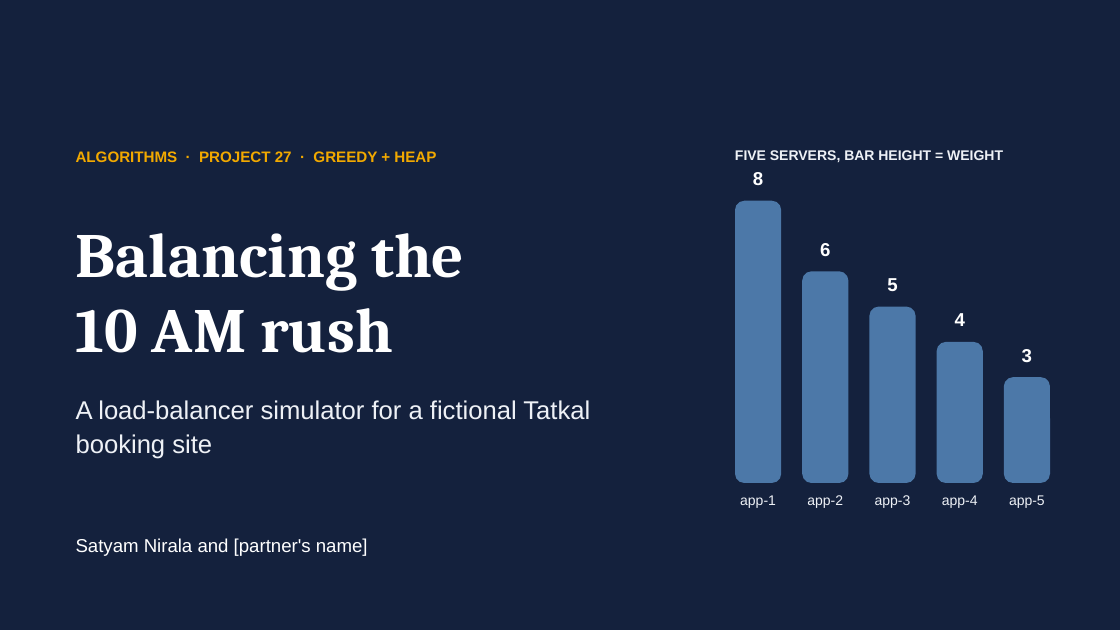
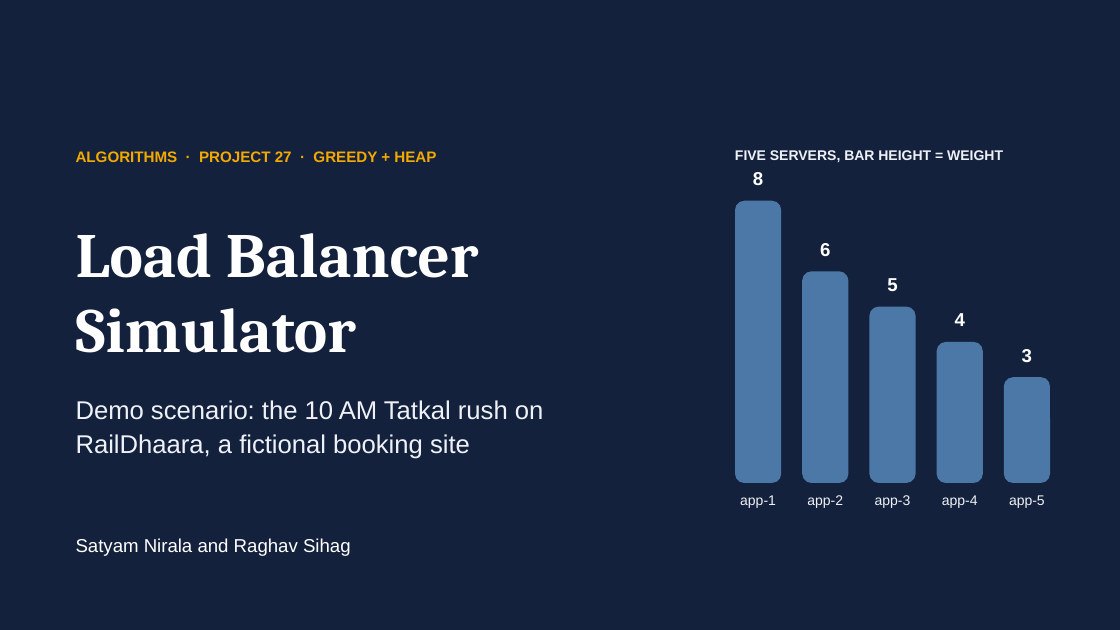
Before and after one commit to satyamnirala187/load-balancer-simulator, a slide deck: slide 1 of slides/RailDhaara_LoadBalancer.pptx. Drawn at 1120x630 pixels with LibreOffice and Linux fonts; fonts in the diff are those of the drawing. Boxes give left, top, right and bottom in pixels: in the first picture for what was removed or moved away, otherwise in the second. Text is boxed around its words. In the diff, an @@ line names an element or a change of style, - is before the commit and + after.

```diff
--- a/slides/RailDhaara_LoadBalancer.pptx
+++ b/slides/RailDhaara_LoadBalancer.pptx
@@ title at box(76, 233, 479, 353): text changed @@
-Balancing the
-10 AM rush
+Load Balancer
+Simulator
@@ text at box(76, 400, 544, 459): text changed @@
-A load-balancer simulator for a fictional Tatkal booking site
+Demo scenario: the 10 AM Tatkal rush on RailDhaara, a fictional booking site
@@ text at box(76, 538, 351, 556): text changed @@
-Satyam Nirala and [partner's name]
+Satyam Nirala and Raghav Sihag
```
Also in this commit, not shown: 3 other files.
